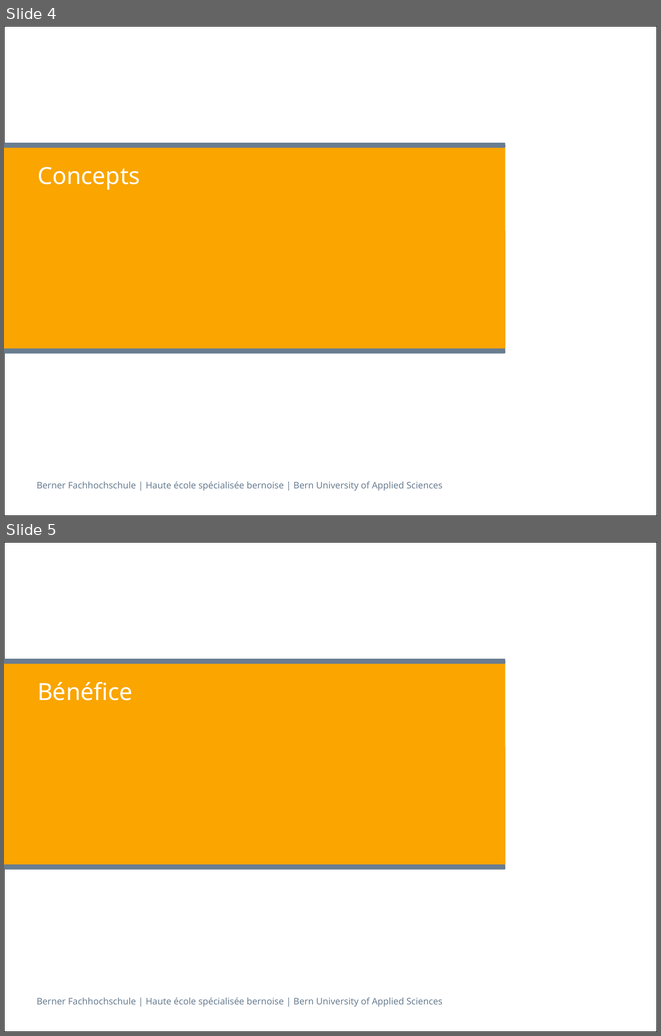
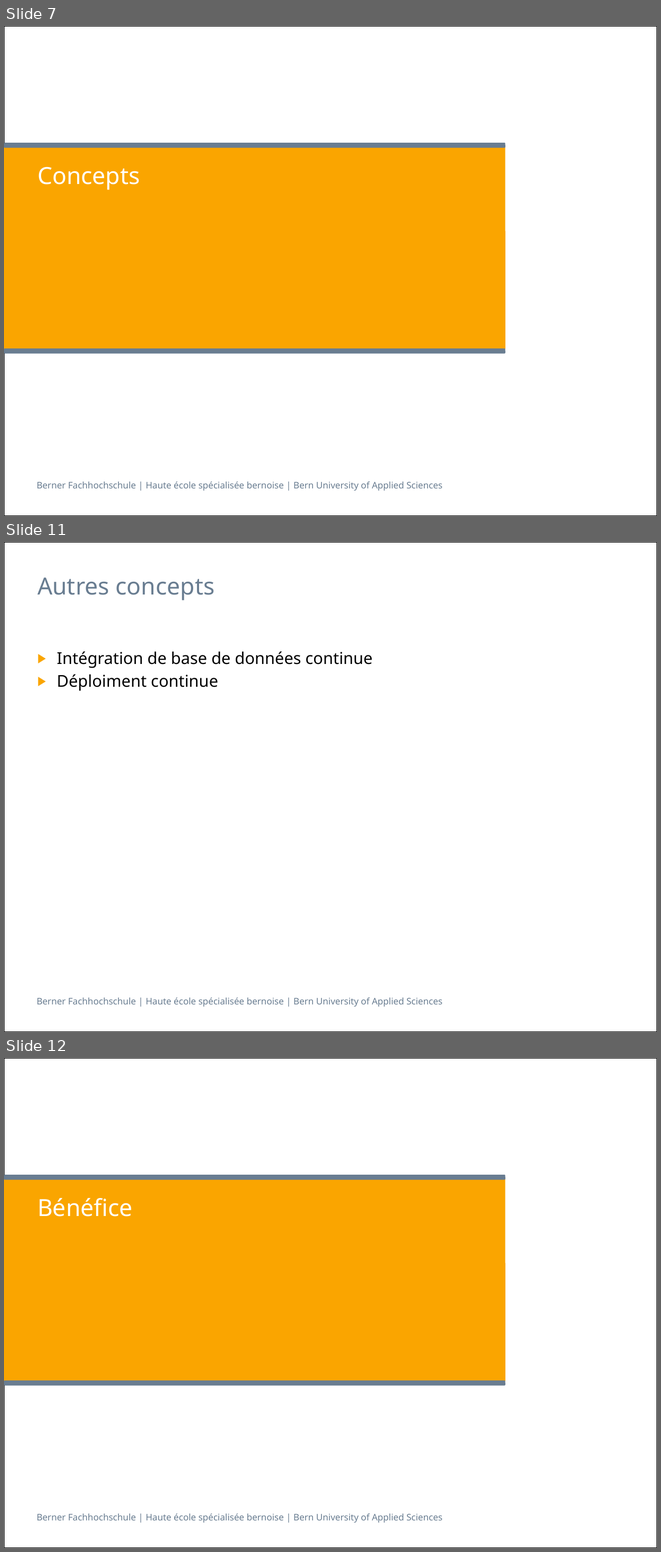
Before and after one commit to h3ll5ur7er/InfoSeminar, a slide deck: continuousIntegration/Infseminar_IntegrationContinue_aescd5.pptx. Shown one above the other, each under a label of ours: slides 4 and 5 before the commit, slides 7, 11 and 12 after it; the slides between them are not shown. The pictures are 661x1036 and 661x1552 pixels, drawn with LibreOffice and Linux fonts; fonts in the diff are those of the drawing. Boxes give left, top, right and bottom in pixels: in the first picture for what was removed or moved away, otherwise in the second. Text is boxed around its words. In the diff, an @@ line names an element or a change of style, - is before the commit and + after.

```diff
--- a/continuousIntegration/Infseminar_IntegrationContinue_aescd5.pptx
+++ b/continuousIntegration/Infseminar_IntegrationContinue_aescd5.pptx
@@ slide 11 added at <box>4,542,657,1032</box>, background #FFFFFF; not listed: 2 template elements that a slide beside it also shows @@
@@ title added at <box>37,578,215,600</box>, 26 pt, text #697D91 @@
+Autres concepts
@@ text added at <box>57,651,373,691</box>, 18 pt, text #000000 @@
+▶ Intégration de base de données continue
+▶ Déploiment continue
@@ what was slide 4 is now slide 7 @@
@@ what was slide 5 is now slide 12 @@
```
Also in this commit, not shown: 2 slides changed, 11 other slides added.
